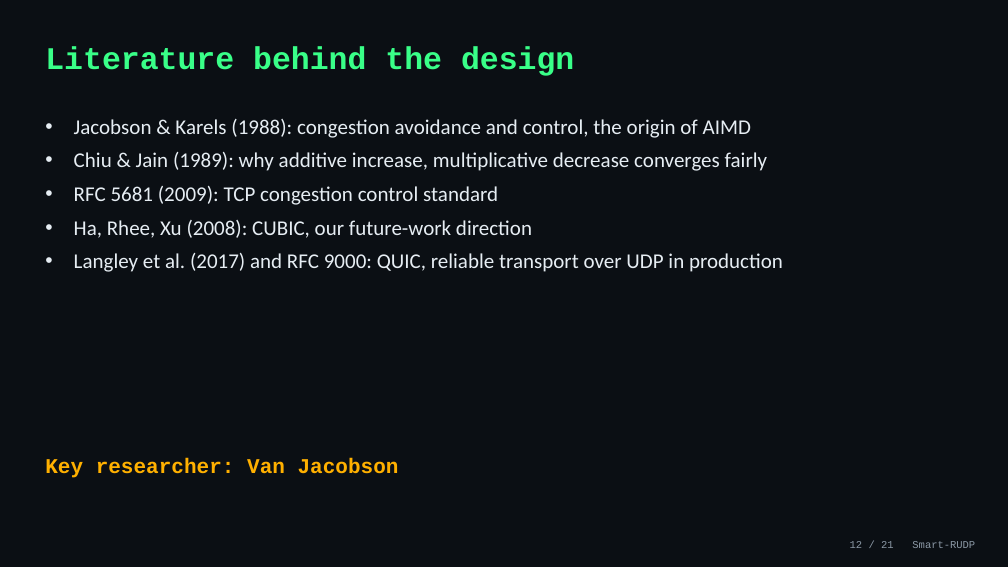
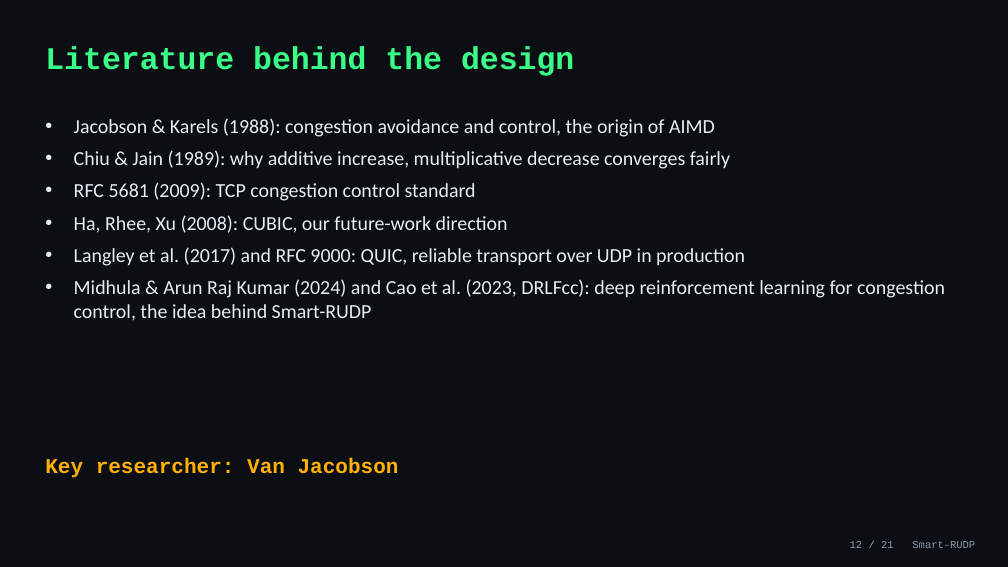
Before and after one commit to Capsturrrr/rudp, a slide deck: slide 12 of docs/final/RUDP_Presentation.pptx. Drawn at 1008x567 pixels with LibreOffice and Linux fonts; fonts in the diff are those of the drawing. Boxes give left, top, right and bottom in pixels: in the first picture for what was removed or moved away, otherwise in the second. Text is boxed around its words. In the diff, an @@ line names an element or a change of style, - is before the commit and + after.

```diff
--- a/docs/final/RUDP_Presentation.pptx
+++ b/docs/final/RUDP_Presentation.pptx
@@ text at (74,118,745,266): size 20 to 19 pt in "Jacobson & Karels (1988): congestion avoidance and ...", "Chiu & Jain (1989): why additive increase, ...", "RFC 5681 (2009): TCP congestion control standard", "Ha, Rhee, Xu (2008): CUBIC, our future-work ..." and 1 more places @@
@@ text at (74,279,945,321): paragraph added @@
+• Midhula & Arun Raj Kumar (2024) and Cao et al. (2023, DRLFcc): deep reinforcement learning for congestion control, the idea behind Smart-RUDP
```
Also in this commit, not shown: 3 other files.
